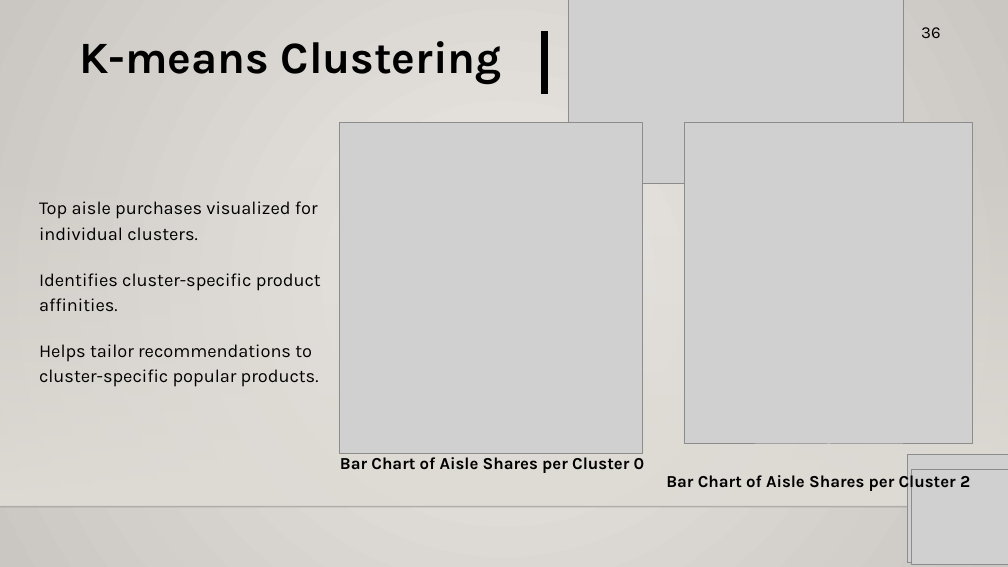
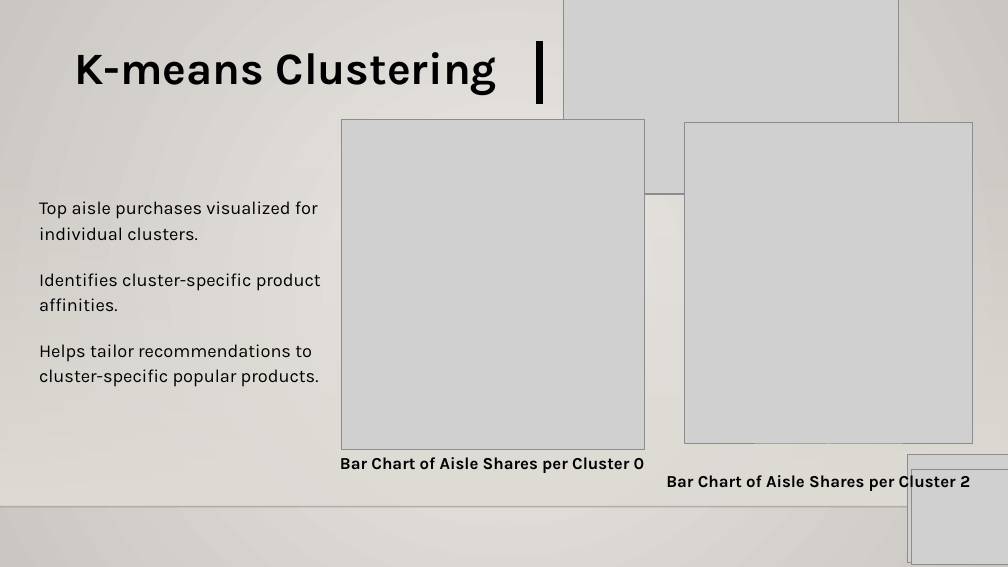
Before and after one commit to bharath21gaju/GroceryItems_Recommender, a slide deck: slide 12 of MidTerm_USML.pptx (slide 20 before the commit). Drawn at 1008x567 pixels with LibreOffice and Linux fonts; fonts in the diff are those of the drawing; grey boxes stand for pictures; background and template pictures are left out. Boxes give left, top, right and bottom in pixels: in the first picture for what was removed or moved away, otherwise in the second. Text is boxed around its words. In the diff, an @@ line names an element or a change of style, - is before the commit and + after.

```diff
--- a/MidTerm_USML.pptx
+++ b/MidTerm_USML.pptx
@@ text removed at (921,27,940,38) @@
-36
@@ 1 picture, 1 text, 1 line: place and size @@
-1 picture, 1 text, 1 line at (79,0,903,183)
+1 picture, 1 text, 1 line at (74,0,898,194)
@@ picture: place and size @@
-picture at (340,123,643,454)
+picture at (342,119,645,450)
```
Also in this commit, not shown: 13 other slides changed, 1 slide added, 12 slides removed.
